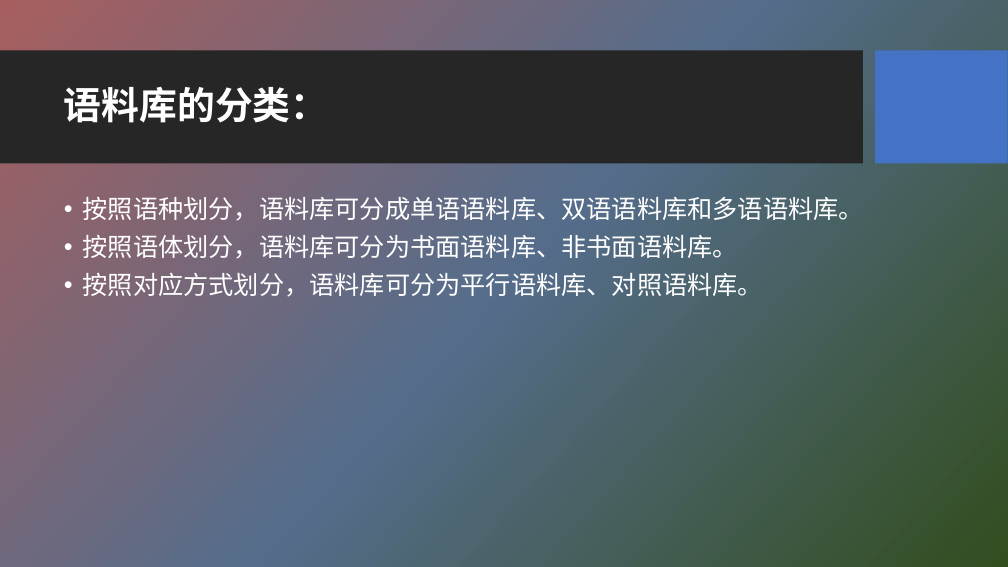
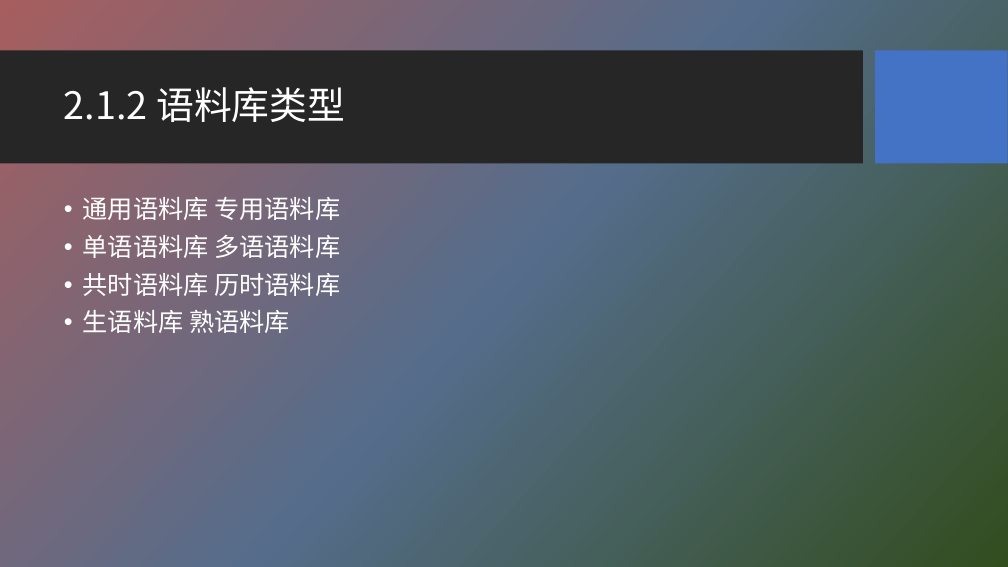
Before and after one commit to HBU/NLP_PPT, a slide deck: slide 7 of PPT-2020/ch02 语料库与词汇知识库.pptx (slide 4 before the commit). Drawn at 1008x567 pixels with LibreOffice and Linux fonts; fonts in the diff are those of the drawing; background and template pictures are left out. Boxes give left, top, right and bottom in pixels: in the first picture for what was removed or moved away, otherwise in the second. Text is boxed around its words. In the diff, an @@ line names an element or a change of style, - is before the commit and + after.

```diff
--- a/PPT-2020/ch02 语料库与词汇知识库.pptx
+++ b/PPT-2020/ch02 语料库与词汇知识库.pptx
@@ title at [64, 87, 345, 122]: text changed; bold off @@
-语料库的分类：
+2.1.2 语料库类型
@@ text at [83, 197, 340, 333]: text changed @@
-• 按照语种划分，语料库可分成单语语料库、双语语料库和多语语料库。
-• 按照语体划分，语料库可分为书面语料库、非书面语料库。
-• 按照对应方式划分，语料库可分为平行语料库、对照语料库。
+• 通用语料库 专用语料库
+• 单语语料库 多语语料库
+• 共时语料库 历时语料库
+• 生语料库 熟语料库
```
Also in this commit, not shown: 5 other slides changed, 9 slides added, 5 slides removed, 28 other files.
